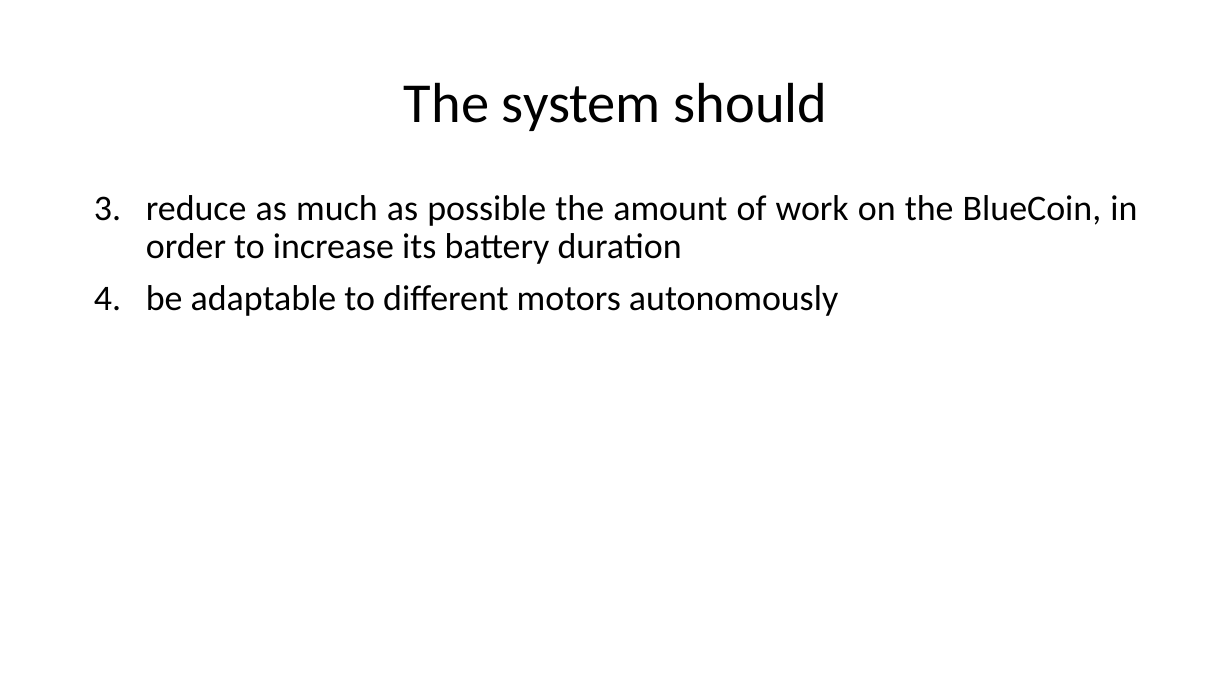
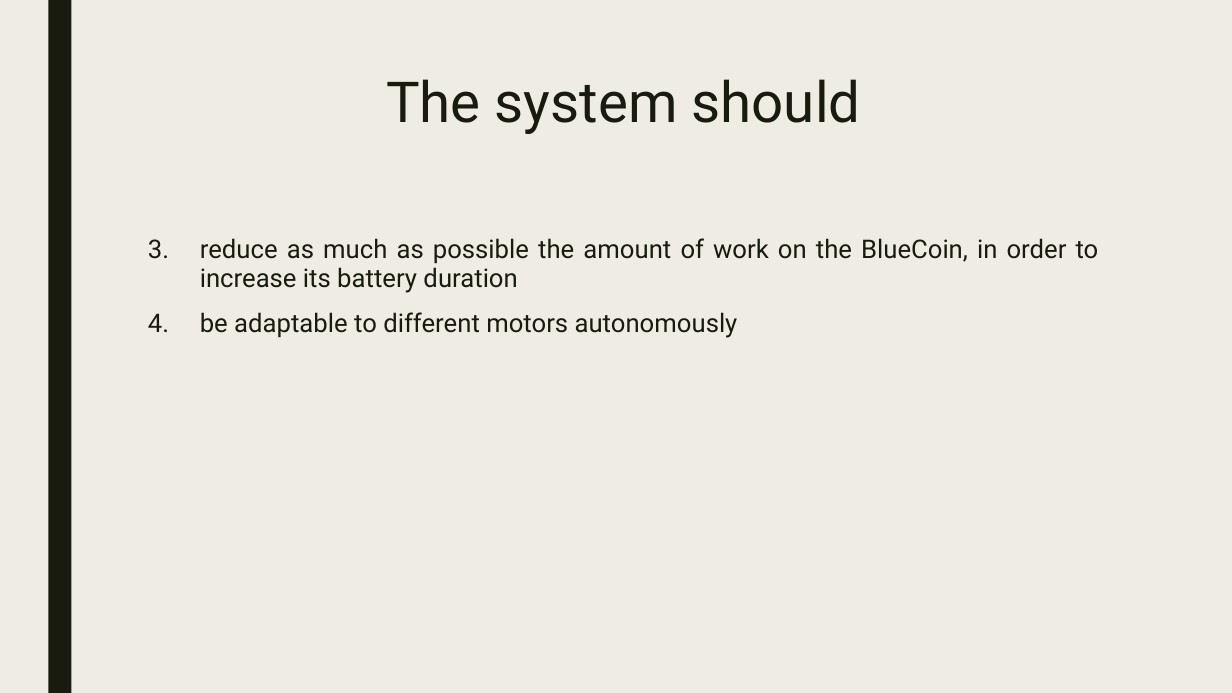
Before and after one commit to urzino/FanMonitoringBlueCoin, a slide deck: slide 5 of Pervasive_presentation_Milestone1_group8.pptx. Drawn at 1232x693 pixels with LibreOffice and Linux fonts; fonts in the diff are those of the drawing. Boxes give left, top, right and bottom in pixels: in the first picture for what was removed or moved away, otherwise in the second. Text is boxed around its words. In the diff, an @@ line names an element or a change of style, - is before the commit and + after.

```diff
--- a/Pervasive_presentation_Milestone1_group8.pptx
+++ b/Pervasive_presentation_Milestone1_group8.pptx
@@ background #FFFFFF to #EFEDE3 @@
@@ rectangle added at (48,0,71,693), fill #191B0E @@
@@ title "The system should": place and size @@
-title "The system should" at (404,82,828,131)
+title "The system should" at (386,79,861,134)
@@ title "The system should" at (386,79,861,134): font Calibri to Roboto, text colour #000000 to #191B0E; line spacing 0.9 to 0.89; vertical alignment middle to top @@
@@ text "reduce as much as possible ...": place and size @@
-text "reduce as much as possible ..." at (146,195,1137,316)
+text "reduce as much as possible ..." at (200,238,1099,338)
@@ text "reduce as much as possible ..." at (200,238,1099,338): size 28 to 20 pt, font Calibri to Roboto, text colour #000000 to #191B0E; line spacing 0.9 to 0.94; more space between paragraphs @@
```
Also in this commit, not shown: 10 other slides changed.
